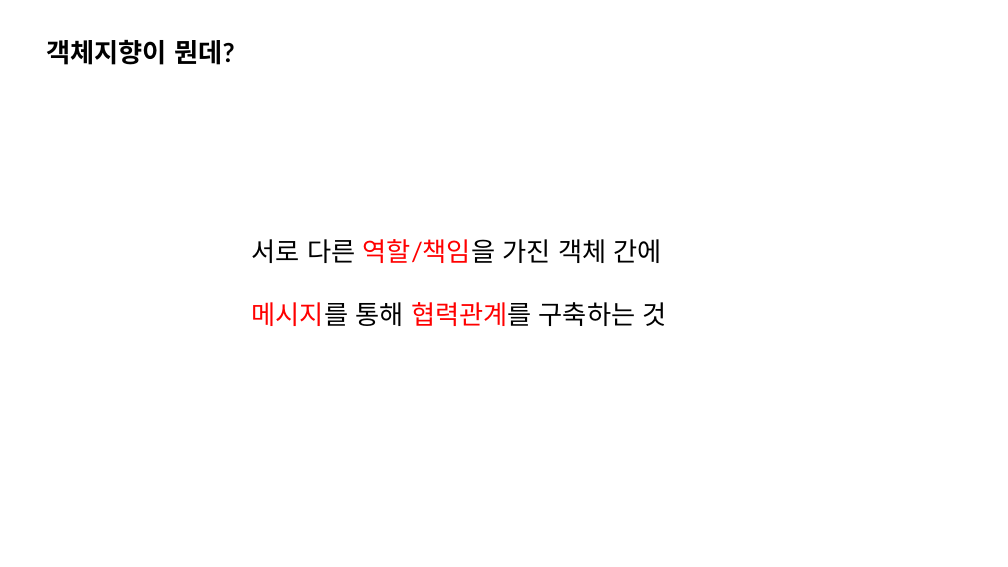
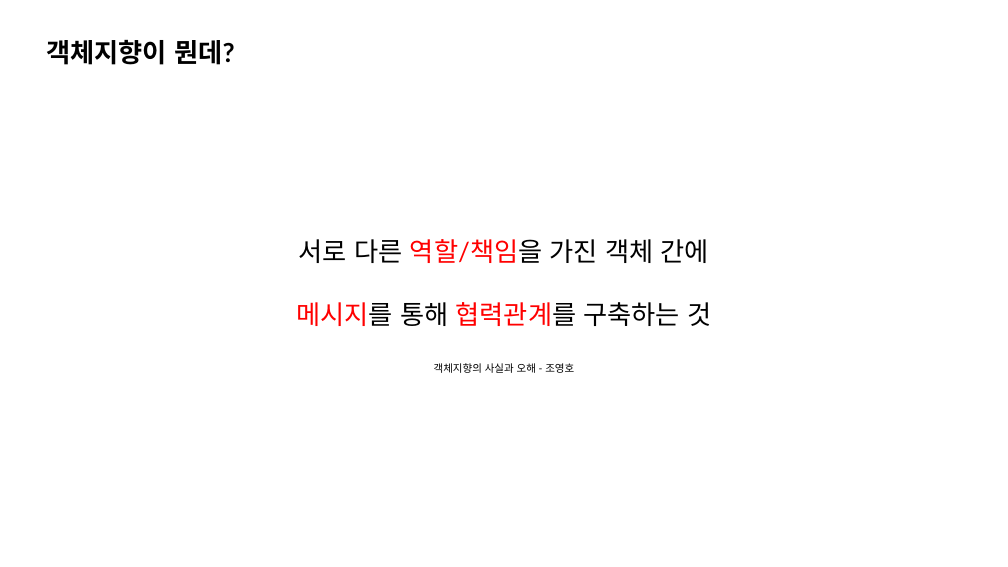
Before and after one commit to K-Diger/RealOOP, a slide deck: slide 3 of RealOOP.pptx. Drawn at 1008x567 pixels with LibreOffice and Linux fonts; fonts in the diff are those of the drawing. Boxes give left, top, right and bottom in pixels: in the first picture for what was removed or moved away, otherwise in the second. Text is boxed around its words. In the diff, an @@ line names an element or a change of style, - is before the commit and + after.

```diff
--- a/RealOOP.pptx
+++ b/RealOOP.pptx
@@ text at <box>296,239,711,326</box>: alignment left to centre @@
@@ text at <box>434,363,574,373</box>: paragraph added @@
+객체지향의 사실과 오해 - 조영호
```
Also in this commit, not shown: 5 other slides changed.
